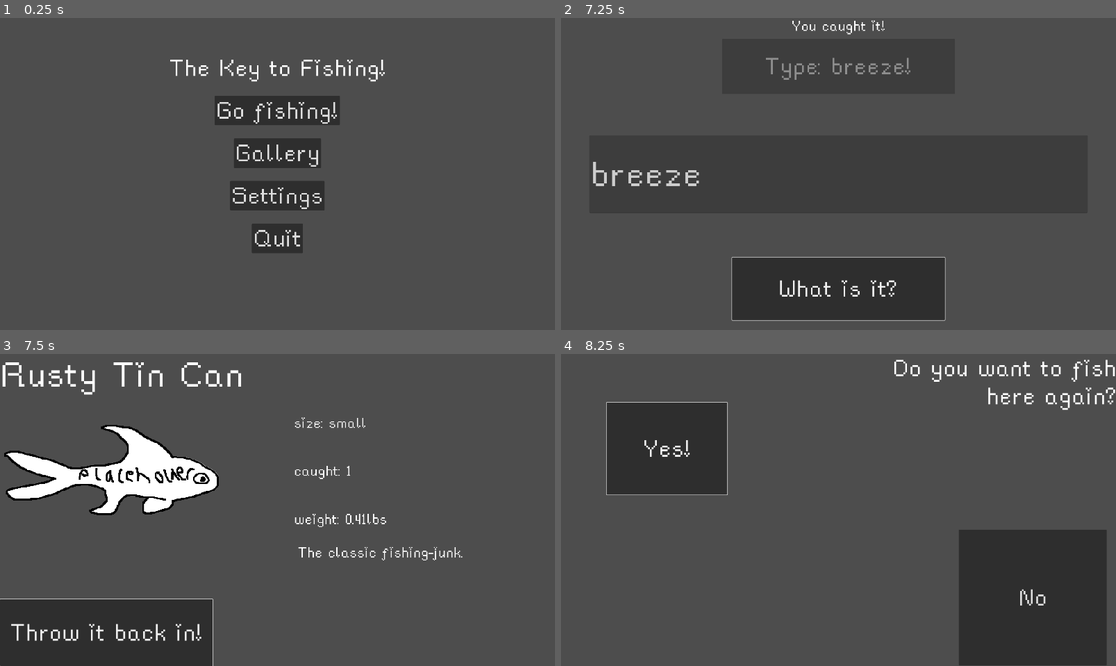
Above: before the commit, frames 1-4 (two rows, left to right).
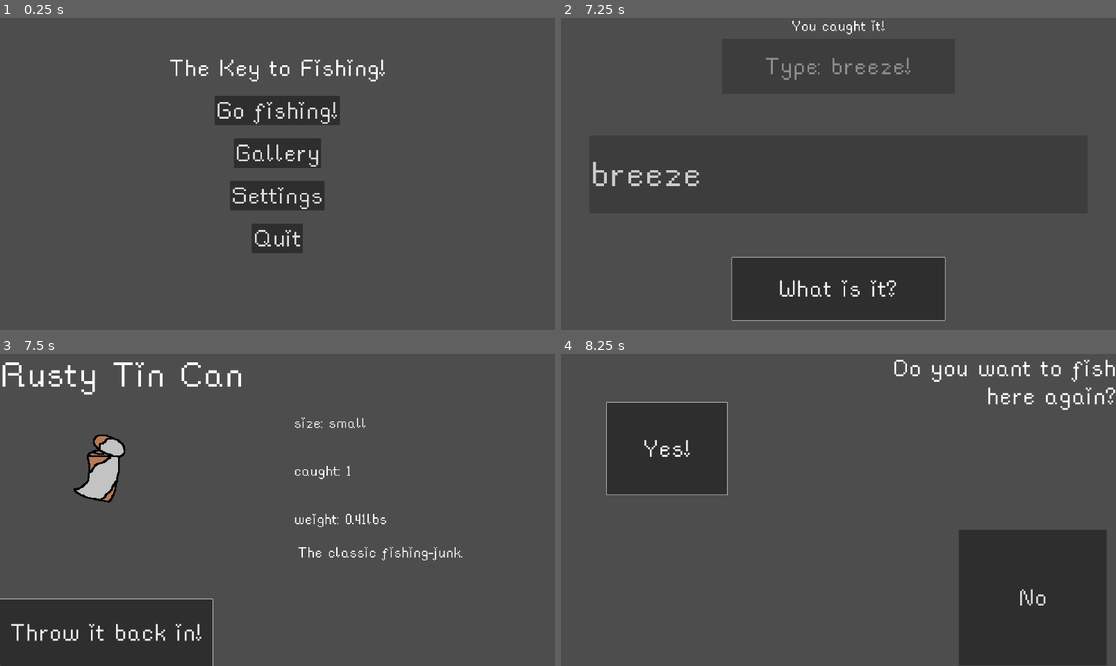
Above: after the commit, the same moments.

Repository: flowerFawn/the-key-to-fishing
Game: Godot game, scene res://scenes/main_menu.tscn
The game is run twice, just before and just after one commit, with the same random seed, the same clock (stepped at 60 frames per second) and the same inputs.
Inputs (mouse positions are in pixels of both pictures, inside the frame that each line leads up to):
- Up to frame 1 (0.25 s): no input
- Up to frame 2 (7.25 s): click "Go fishing!" at 0.5 s; click "Easy" at 1.25 s; click "Cast!" at 2 s; tap Enter at 3.5, 5.75 s; tap Space at 5 s; click (838, 174) at 6.52 s; type "breeze" at 6.6 s
- Up to frame 3 (7.5 s): click "What is it?" at 7.25 s
- Up to frame 4 (8.25 s): click "Throw it back in!" at 8 s

Frames 1-2 are identical in both runs. In frame 3, 5.8% of the frame differs, in the area x 0-40%, y 22-52%; in frame 4, nothing differs.

Commit message:
fish images are now loaded in fish view, and all easy fish have images
as well as this uncaught had a glow up

Diff:
--- a/scenes/fish_view.tscn
+++ b/scenes/fish_view.tscn
@@ -54,7 +54,7 @@
 text = "Throw it back in!"
 script = ExtResource("3_cwf8j")
 
-[node name="Sprite2D" type="Sprite2D" parent="CanvasLayer/Control"]
+[node name="Image" type="Sprite2D" parent="CanvasLayer/Control"]
 position = Vector2(394, 429)
 scale = Vector2(2, 2)
 texture = ExtResource("3_8bf20")
--- a/scripts/fish_view.gd
+++ b/scripts/fish_view.gd
@@ -22,6 +22,8 @@
 	fish_file.store_string(JSON.stringify(fish_list, "\t"))
 	fish_file.close()
 	#shows the user all the statistics
+	if ResourceLoader.exists(fish["image"]):
+		$CanvasLayer/Control/Image.texture = load(fish["image"])
 	$CanvasLayer/Control/Description.text = fish["desc"]
 	$CanvasLayer/Control/Name.text = fish["name"]
 	$CanvasLayer/Control/VBoxContainer/Caught.text = "caught: %s" % fish["caught"]
Binary file added: assets/fish_images/bullshark.png
Not shown, added: assets/fish_images/bullshark.png.import
Binary file added: assets/fish_images/carp.png
Not shown, added: assets/fish_images/carp.png.import
Binary file added: assets/fish_images/catfish.png
Not shown, added: assets/fish_images/catfish.png.import
Binary file added: assets/fish_images/gnome.png
Not shown, added: assets/fish_images/gnome.png.import
Binary file added: assets/fish_images/pike.png
Not shown, added: assets/fish_images/pike.png.import
Binary file added: assets/fish_images/sardine.png
Not shown, added: assets/fish_images/sardine.png.import
(and 15 more such lines)
